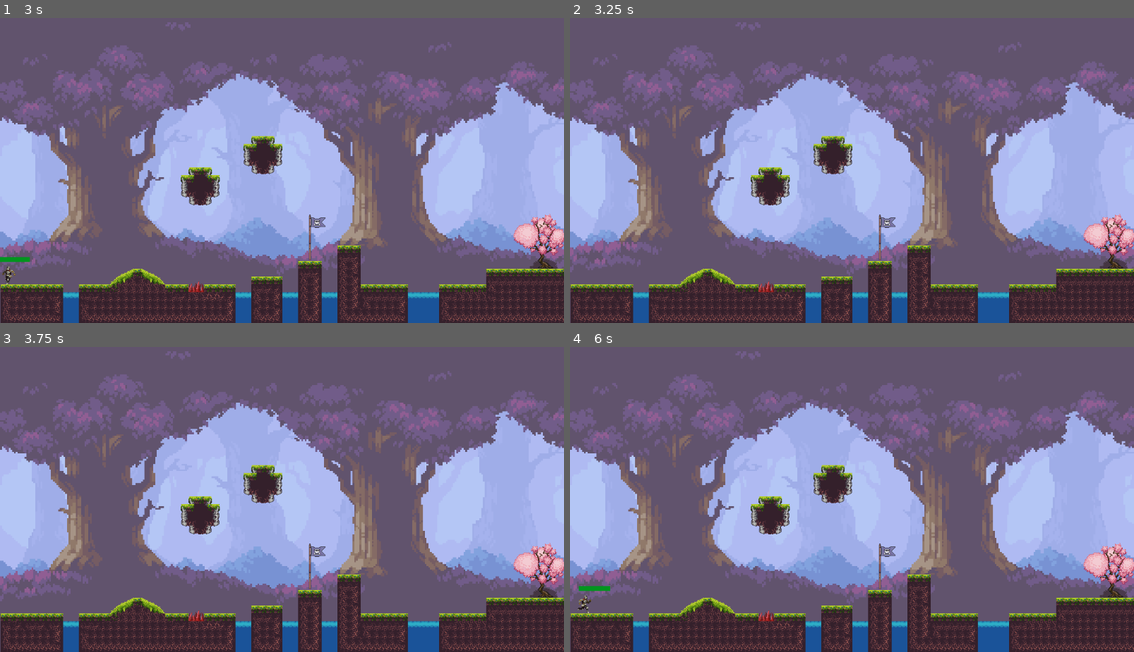
Above: before the commit, frames 1-4 (two rows, left to right).
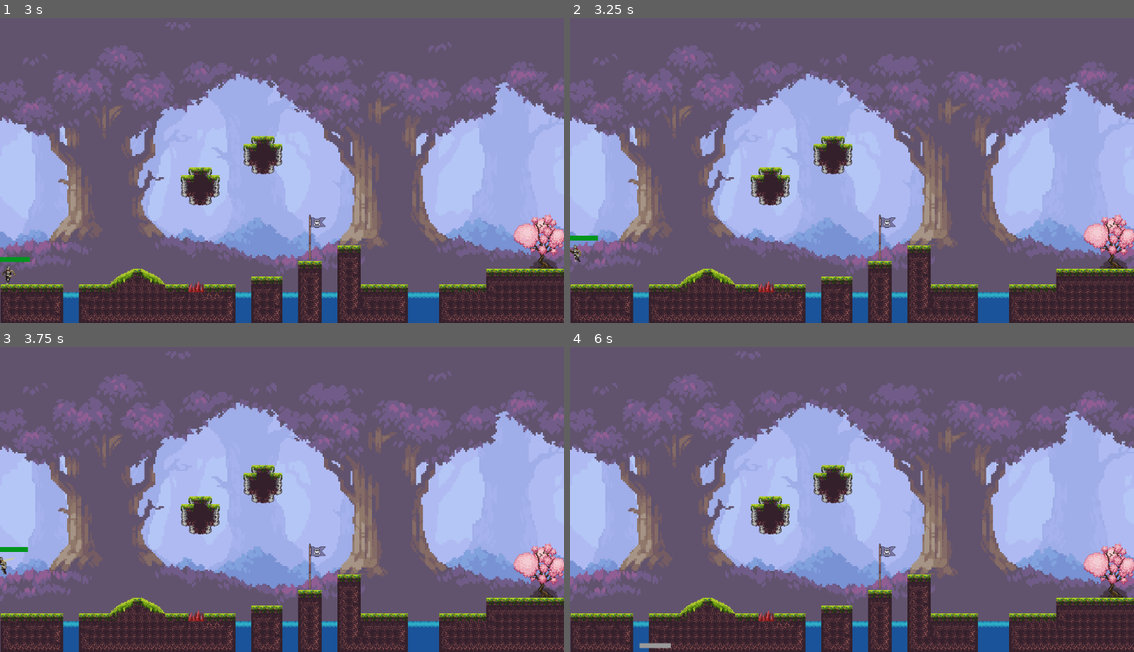
Above: after the commit, the same moments.

Repository: HamzaPecenek/Bone_Knight_V2
Game: Godot game, scene res://Assets/Scenes/Level1.tscn
Same seed, same stepped clock (60 frames per second), same inputs: the game is played once before the commit and once after it.
Inputs (mouse positions are in pixels of both pictures, inside the frame that each line leads up to):
- Up to frame 1 (3 s): tap Enter at 0.5, 2.75 s; move the mouse to (253, 228) at 0.52 s; press the mouse at (253, 228) at 0.53 s; hold D (walk_right) 0.53-2.03 s; tap Space (jump) at 0.77, 1.52, 2 s; move the mouse to (451, 213) at 1.27 s; release the mouse at (451, 213) at 1.28 s; click (451, 213) at 1.35 s; move the mouse to (112, 118) at 2.02 s; press the mouse at (112, 118) at 2.03 s; hold A (walk_left) from 2.03 s (still down); move the mouse to (310, 164) at 2.77 s; release the mouse at (310, 164) at 2.78 s; click (310, 164) at 2.85 s
- Up to frame 2 (3.25 s): keep holding A (walk_left); tap Space (jump) at 3.02 s
- Up to frame 3 (3.75 s): keep holding A (walk_left); tap Space (jump) at 3.5 s; move the mouse to (197, 414) at 3.52 s; press the mouse at (197, 414) at 3.53 s
- Up to frame 4 (6 s): tap Space (jump) at 3.77, 4.52 s; move the mouse to (976, 478) at 4.27 s; release A (walk_left) at 4.28 s; release the mouse at (976, 478) at 4.28 s; hold D (walk_right) from 4.28 s (still down); click (976, 478) at 4.35 s; move the mouse to (739, 508) at 5.02 s; press the mouse at (739, 508) at 5.03 s; tap Enter at 5.75 s; move the mouse to (908, 423) at 5.77 s; release the mouse at (908, 423) at 5.78 s; click (908, 423) at 5.85 s

Frame 1 is identical in both runs. In frame 2, 0.1% of the frame differs, in the area x 0-6%, y 71-81%; in frame 3, 0.1%; in frame 4, 0.3%, in the area x 1-18%, y 78-99%.

Commit message:
Added left and right walls
Added left side and right side walls as collision shapes.

Diff:
--- a/Assets/Scenes/Level1.tscn
+++ b/Assets/Scenes/Level1.tscn
@@ -1455,6 +1455,9 @@
 sources/1 = SubResource("TileSetAtlasSource_5gvfm")
 sources/2 = SubResource("TileSetAtlasSource_rpjkb")
 
+[sub_resource type="RectangleShape2D" id="RectangleShape2D_qm2ms"]
+size = Vector2(120, 676)
+
 [node name="Level 1" type="Node2D"]
 
 [node name="Player" parent="." instance=ExtResource("1_rpjkb")]
@@ -1478,12 +1481,24 @@
 scale = Vector2(3.6, 3.6)
 texture = ExtResource("1_dwyiq")
 
+[node name="Background6" type="Sprite2D" parent="."]
+z_index = -10
+position = Vector2(2880.0002, 325)
+scale = Vector2(3.6, 3.6)
+texture = ExtResource("1_dwyiq")
+
 [node name="Background4" type="Sprite2D" parent="."]
 z_index = -5
 position = Vector2(1728, 324)
 scale = Vector2(3.6, 3.6)
 texture = ExtResource("2_dn5ey")
 
+[node name="Background5" type="Sprite2D" parent="."]
+z_index = -5
+position = Vector2(2880, 324)
+scale = Vector2(3.6, 3.6)
+texture = ExtResource("2_dn5ey")
+
 [node name="TileMapGround" type="TileMapLayer" parent="."]
 z_index = -2
 position = Vector2(1, -7)
@@ -1507,3 +1522,17 @@
 
 [node name="DeathBoundary" parent="." instance=ExtResource("11_qm2ms")]
 position = Vector2(-871, 688)
+
+[node name="LeftWall" type="StaticBody2D" parent="."]
+position = Vector2(-239, 251)
+
+[node name="CollisionShape2D" type="CollisionShape2D" parent="LeftWall"]
+position = Vector2(172, 88)
+shape = SubResource("RectangleShape2D_qm2ms")
+
+[node name="RightWall" type="StaticBody2D" parent="."]
+position = Vector2(2366, 251)
+
+[node name="CollisionShape2D" type="CollisionShape2D" parent="RightWall"]
+position = Vector2(70, 89)
+shape = SubResource("RectangleShape2D_qm2ms")
Not shown: 1 places in Assets/Scenes/Level1.tscn that only renumber resources
